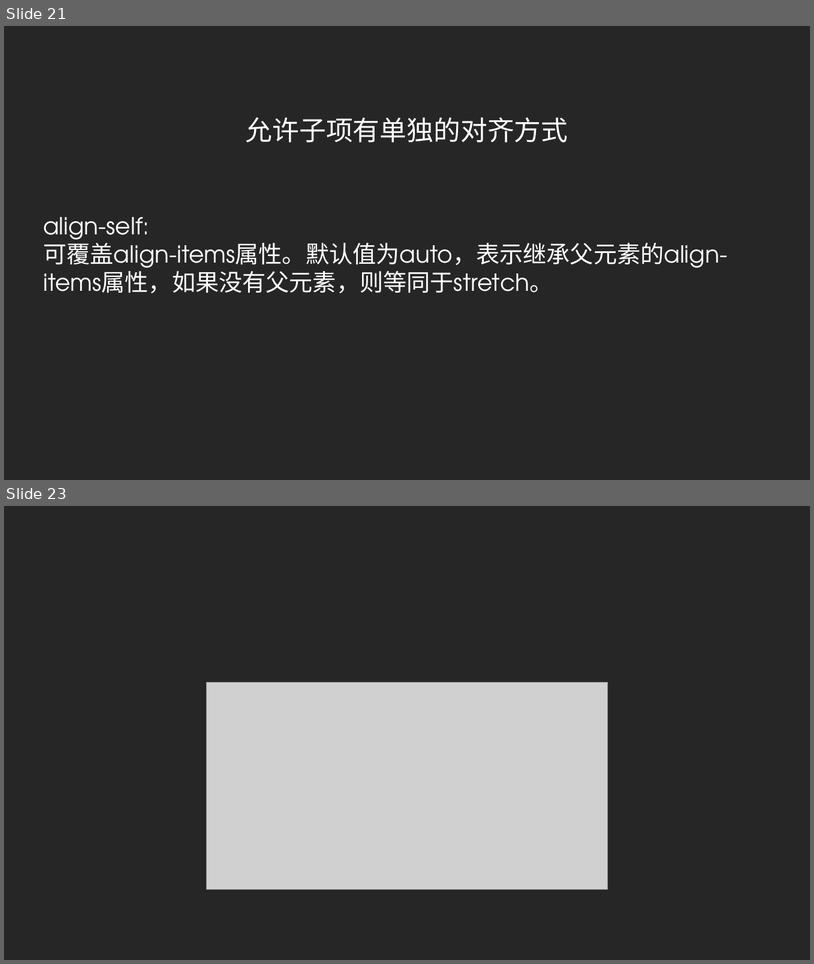
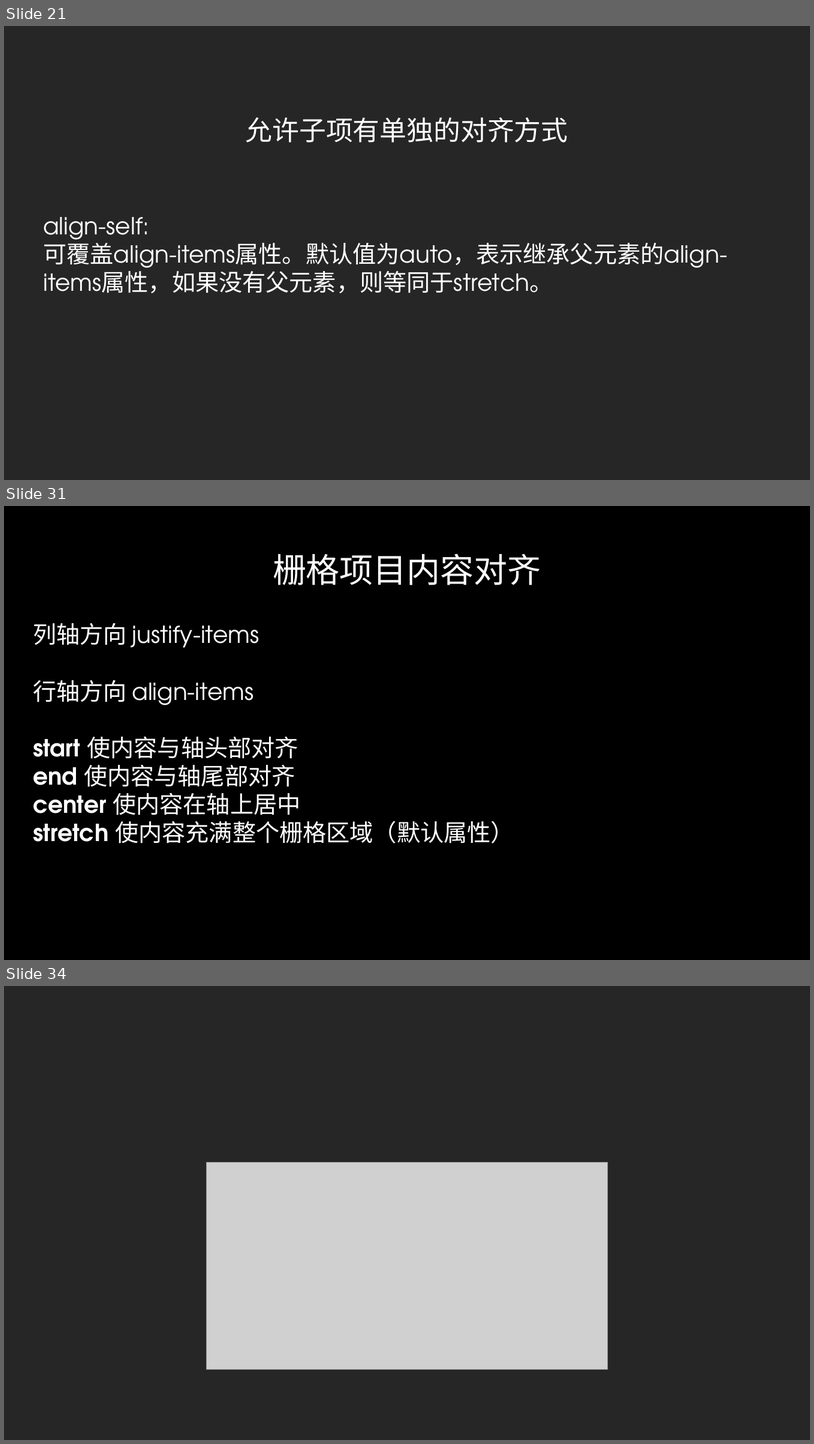
Before and after one commit to radiofly19841018/demo-flex, a slide deck: ppt/CSS Flex&Grid.pptx. Shown one above the other, each under a label of ours: slides 21 and 23 before the commit, slides 21, 31 and 34 after it; the slides between them are not shown. The pictures are 814x964 and 814x1444 pixels, drawn with LibreOffice and Linux fonts; fonts in the diff are those of the drawing; grey boxes stand for pictures; background and template pictures are left out. Boxes give left, top, right and bottom in pixels: in the first picture for what was removed or moved away, otherwise in the second. Text is boxed around its words. In the diff, an @@ line names an element or a change of style, - is before the commit and + after.

```diff
--- a/ppt/CSS Flex&Grid.pptx
+++ b/ppt/CSS Flex&Grid.pptx
@@ slide 31 added at [4, 506, 810, 960], background picture (left out) @@
@@ title added at [273, 553, 542, 585], 40 pt, text gradient #FFFFFF to #A6A6A6 @@
+栅格项目内容对齐
@@ text added at [33, 623, 514, 843], 28 pt, text #FFFFFF @@
+列轴方向 justify-items
+行轴方向 align-items
+start 使内容与轴头部对齐
+end 使内容与轴尾部对齐
+center 使内容在轴上居中
+stretch 使内容充满整个栅格区域（默认属性）
@@ what was slide 23 is now slide 34 @@
```
Also in this commit, not shown: 11 other slides added, 1 slide removed, 5 other files.
